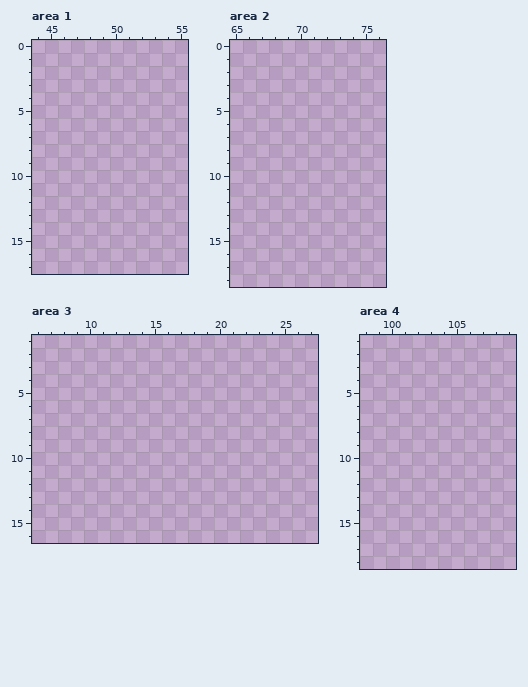
File history of a pixel-art file, wcale-nie-noita/test2.aseprite. This is how it looked before the edit.
400x200 pixels, 1 frame. Colours within 5 levels of each other are drawn and written as one. Shown: area 1: x 44..55, y 0..17; area 2: x 65..76, y 0..18; area 3: x 6..27, y 1..16; area 4: x 98..109, y 1..18. The commit also changed other parts of the picture, which this record leaves out.
After the commit:
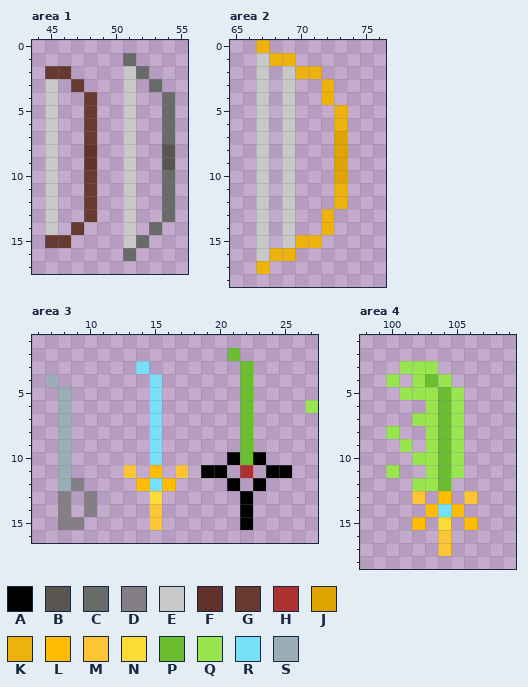
Palette (. is transparent): A #000000  B #595652  C #696a6a  D #847e87  E #c8c8c8  F #60322a  G #663931  H #ac3232  J #dfa400  K #edb20c  L #ffbc00  M #fbc536  N #fbdc36  P #6abe30  Q #99e550  R #77e0f7  S #9badb7
From old to new:
--- area 1
@@ x 44..55 @@
  0 ............
- 1 ............
- 2 ............
- 3 ............
- 4 ............
- 5 ............
- 6 ............
- 7 ............
- 8 ............
- 9 ............
-10 ............
-11 ............
-12 ............
-13 ............
-14 ............
-15 ............
-16 ............
+ 1 .......C....
+ 2 .GG....EC...
+ 3 .E.G...E.C..
+ 4 .E..G..E..C.
+ 5 .E..G..E..C.
+ 6 .E..G..E..C.
+ 7 .E..G..E..C.
+ 8 .E..F..E..B.
+ 9 .E..F..E..B.
+10 .E..G..E..C.
+11 .E..G..E..C.
+12 .E..G..E..C.
+13 .E..G..E..C.
+14 .E.G...E.C..
+15 .GG....EC...
+16 .......C....
 17 ............
--- area 2
@@ x 65..76 @@
- 0 ............
- 1 ............
- 2 ............
- 3 ............
- 4 ............
- 5 ............
- 6 ............
- 7 ............
- 8 ............
- 9 ............
-10 ............
-11 ............
-12 ............
-13 ............
-14 ............
-15 ............
-16 ............
-17 ............
+ 0 ..K.........
+ 1 ..EKK.......
+ 2 ..E.EKK.....
+ 3 ..E.E..K....
+ 4 ..E.E..K....
+ 5 ..E.E...K...
+ 6 ..E.E...K...
+ 7 ..E.E...J...
+ 8 ..E.E...J...
+ 9 ..E.E...J...
+10 ..E.E...J...
+11 ..E.E...K...
+12 ..E.E...K...
+13 ..E.E..K....
+14 ..E.E..K....
+15 ..E.EKK.....
+16 ..EKK.......
+17 ..K.........
 18 ............
--- area 3
@@ x 6..27 @@
  1 ......................
- 2 ......................
- 3 ......................
- 4 ......................
- 5 ......................
- 6 ......................
- 7 ......................
- 8 ......................
- 9 ......................
-10 ......................
-11 ......................
-12 ......................
-13 ......................
-14 ......................
-15 ......................
+ 2 ...............P......
+ 3 ........R.......P.....
+ 4 .S.......R......P.....
+ 5 ..S......R......P.....
+ 6 ..S......R......P....Q
+ 7 ..S......R......P.....
+ 8 ..S......R......P.....
+ 9 ..S......R......P.....
+10 ..S......R.....APA....
+11 ..S....M.L.M.AA.H.AA..
+12 ..SD....LRL....A.A....
+13 ..D.D....N......A.....
+14 ..D.D....M......A.....
+15 ..DD.....M......A.....
 16 ......................
--- area 4
@@ x 98..109 @@
  2 ............
- 3 ............
- 4 ............
- 5 ............
- 6 ............
- 7 ............
- 8 ............
- 9 ............
-10 ............
-11 ............
-12 ............
-13 ............
-14 ............
-15 ............
-16 ............
-17 ............
+ 3 ...QQQ......
+ 4 ..Q.QPQ.....
+ 5 ...QQQPQ....
+ 6 .....QPQ....
+ 7 ....QQPQ....
+ 8 ..Q..QPQ....
+ 9 ...Q.QPQ....
+10 ....QQPQ....
+11 ..Q..QPQ....
+12 ....QQP.....
+13 ....M.L.M...
+14 .....LRL....
+15 ....L.N.L...
+16 ......M.....
+17 ......M.....
 18 ............
Changed places in both pictures, as pixel boxes (x1, y1, x2, y2):
added: (45, 53, 175, 261)
added: (256, 40, 347, 274)
added: (45, 348, 292, 530)
added: (305, 400, 318, 413)
added: (386, 361, 477, 556)
